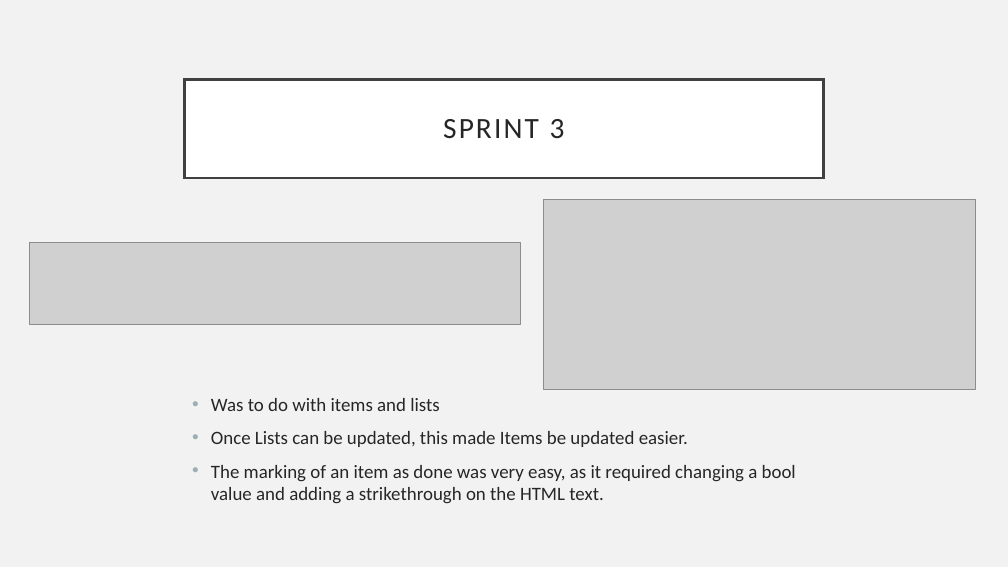
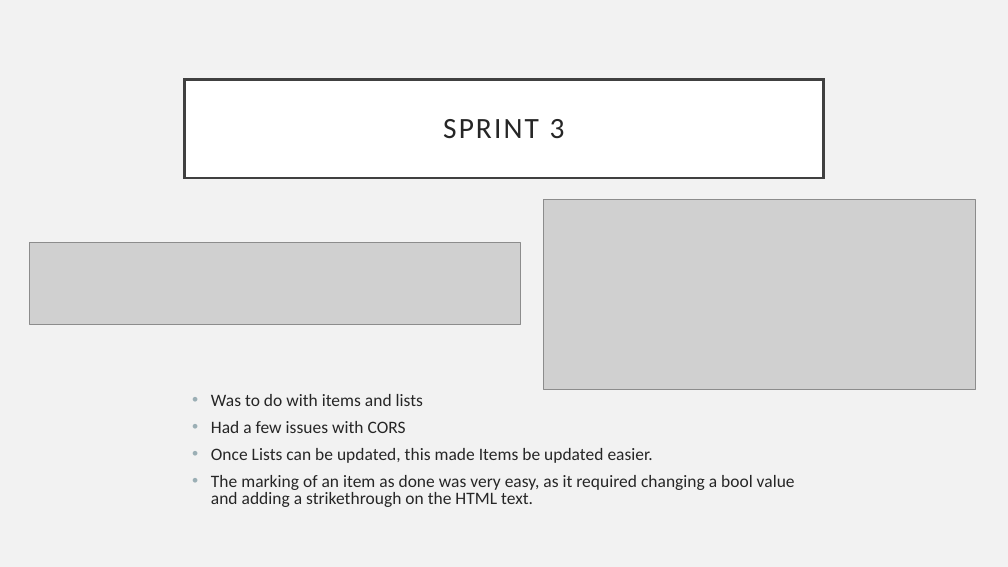
Before and after one commit to harryfrescoQA/ToDoListProject, a slide deck: slide 15 of Project Presentation.pptx. Drawn at 1008x567 pixels with LibreOffice and Linux fonts; fonts in the diff are those of the drawing; grey boxes stand for pictures. Boxes give left, top, right and bottom in pixels: in the first picture for what was removed or moved away, otherwise in the second. Text is boxed around its words. In the diff, an @@ line names an element or a change of style, - is before the commit and + after.

```diff
--- a/Project Presentation.pptx
+++ b/Project Presentation.pptx
@@ text at bbox=[211, 394, 795, 507]: size 18 to 16.6 pt in "Was to do with items and lists", "Once Lists can be updated, this made ...", "The marking of an item as done ..."; line spacing 1 to 0.8 @@
@@ text at bbox=[211, 421, 406, 433]: paragraph added @@
+• Had a few issues with CORS
```
Also in this commit, not shown: 1 other file.
